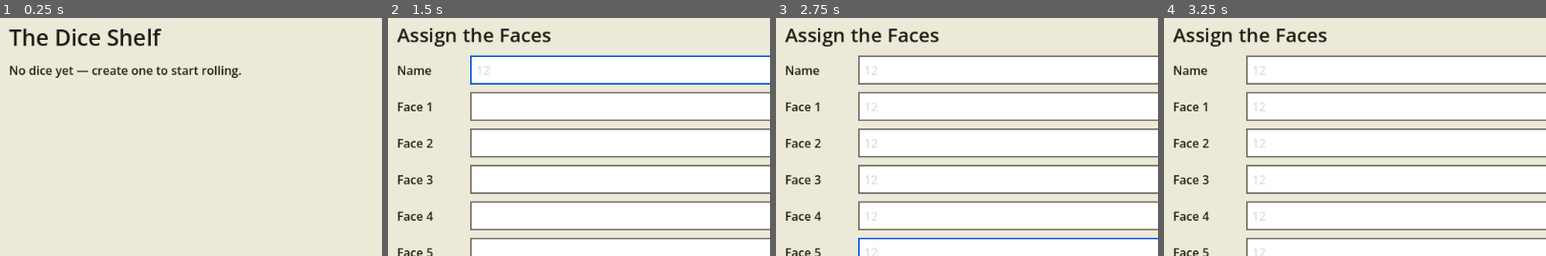
Above: before the commit, frames 1-4 (left to right).
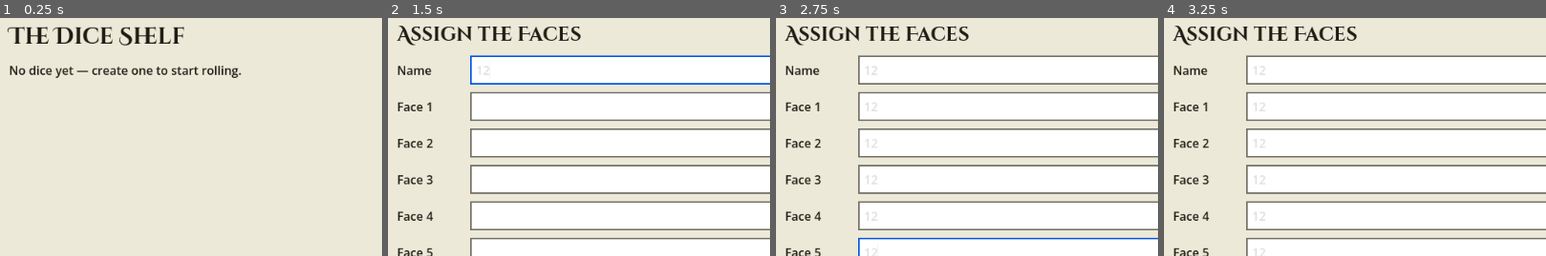
Above: after the commit, the same moments.

Repository: siyangsun/gamba
Game: Godot game, scene res://main.tscn
Same seed, same stepped clock (60 frames per second), same inputs: the game is played once before the commit and once after it.
Inputs (mouse positions are % of the whole screen's width and height, from its top left):
- Up to frame 1 (0.25 s): no input
- Up to frame 2 (1.5 s): click "+ New Die" at 0.5 s; click (55, 18) at 1.27 s; type "12" at 1.35 s
- Up to frame 3 (2.75 s): click (55, 25) at 1.5 s; type "12" at 1.58 s; click (55, 33) at 1.73 s; type "12" at 1.82 s; click (55, 41) at 2.02 s; type "12" at 2.1 s; click (55, 48) at 2.25 s; type "12" at 2.33 s; click (55, 56) at 2.48 s; type "12" at 2.57 s
- Up to frame 4 (3.25 s): click (55, 64) at 2.77 s; type "12" at 2.85 s
The pictures show only the part of the screen within x 4-54%, y 7-57%; the shares and areas given below are measured in that part.

The runs differ from the first frame. In frame 1, 2.2% of the frame differs, in the area x 2-49%, y 3-12%; in frame 2, 1.9%; in frame 3, 1.9%; in frame 4, 1.9%.

Commit message:
add a cinzel decorative header font and a procedural pleather bump texture for the game board
Co-Authored-By: Claude Sonnet 5 <noreply@anthropic.com>

Diff:
--- a/editor.gd
+++ b/editor.gd
@@ -32,6 +32,7 @@
 
 	var title := Label.new()
 	title.text = "Assign the Faces"
+	title.theme_type_variation = "Header"
 	title.add_theme_font_size_override("font_size", 26)
 	vb.add_child(title)
 
--- a/main.gd
+++ b/main.gd
@@ -91,10 +91,33 @@
 		mi.mesh = bm
 		var m := StandardMaterial3D.new()
 		m.albedo_color = col
-		m.roughness = 1.0
+		m.roughness = 0.55
+		m.normal_enabled = true
+		m.normal_texture = _pleather_normal_map()
+		m.normal_scale = 1.4
+		m.uv1_scale = Vector3(size.x, size.z, 1.0)
 		mi.material_override = m
 		sb.add_child(mi)
 	world.add_child(sb)
+
+
+## Procedural bump map (grainy, pock-marked) so the board reads as
+## rubber/pleather instead of a flat color, with no texture asset needed.
+func _pleather_normal_map() -> NoiseTexture2D:
+	var noise := FastNoiseLite.new()
+	noise.noise_type = FastNoiseLite.TYPE_CELLULAR
+	noise.frequency = 0.15
+	noise.cellular_jitter = 1.0
+	noise.fractal_octaves = 2
+
+	var tex := NoiseTexture2D.new()
+	tex.width = 256
+	tex.height = 256
+	tex.seamless = true
+	tex.as_normal_map = true
+	tex.bump_strength = 3.0
+	tex.noise = noise
+	return tex
 
 
 func _on_view_input(event: InputEvent) -> void:
@@ -225,6 +248,11 @@
 	t.set_stylebox("focus", "LineEdit", _flat(Color.WHITE, Color8(0, 84, 227), 2))
 
 	t.set_color("font_color", "Label", Color8(30, 28, 20))
+
+	# header font: ornate display serif for page titles only
+	t.set_type_variation("Header", "Label")
+	t.set_font("font", "Header", load("res://fonts/CinzelDecorative-Bold.ttf"))
+
 	return t
 
 
--- a/project.godot
+++ b/project.godot
@@ -1,10 +1,22 @@
+; Engine configuration file.
+; It's best edited using the editor UI and not directly,
+; since the parameters that go here are not all obvious.
+;
+; Format:
+;   [section] ; section goes between []
+;   param=value ; assign values to parameters
+
 config_version=5
+
+[animation]
+
+compatibility/default_parent_skeleton_in_mesh_instance_3d=true
 
 [application]
 
 config/name="Dice Decision Roller"
 run/main_scene="res://main.tscn"
-config/features=PackedStringArray("4.3", "Forward Plus")
+config/features=PackedStringArray("4.7", "Forward Plus")
 
 [display]
 
--- a/roll_view.gd
+++ b/roll_view.gd
@@ -44,6 +44,7 @@
 	vb.add_child(back)
 
 	_title = Label.new()
+	_title.theme_type_variation = "Header"
 	_title.add_theme_font_size_override("font_size", 24)
 	vb.add_child(_title)
 
--- a/shelf.gd
+++ b/shelf.gd
@@ -37,6 +37,7 @@
 
 	var title := Label.new()
 	title.text = "The Dice Shelf"
+	title.theme_type_variation = "Header"
 	title.add_theme_font_size_override("font_size", 30)
 	vb.add_child(title)
 
Not shown, added: dice_preset.gd.uid
Not shown, added: die.gd.uid
Not shown, added: editor.gd.uid
Binary file added: fonts/CinzelDecorative-Bold.ttf
Not shown, added: fonts/CinzelDecorative-Bold.ttf.import
Not shown, added: fonts/OFL.txt
Not shown, added: main.gd.uid
Not shown, added: roll_view.gd.uid
Not shown, added: shelf.gd.uid
